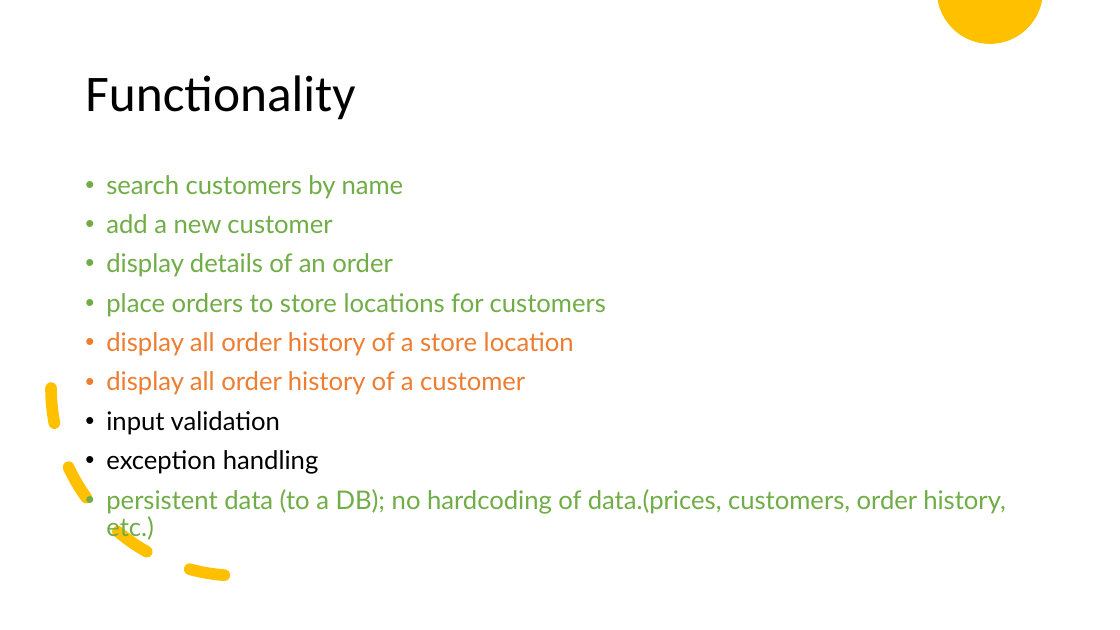
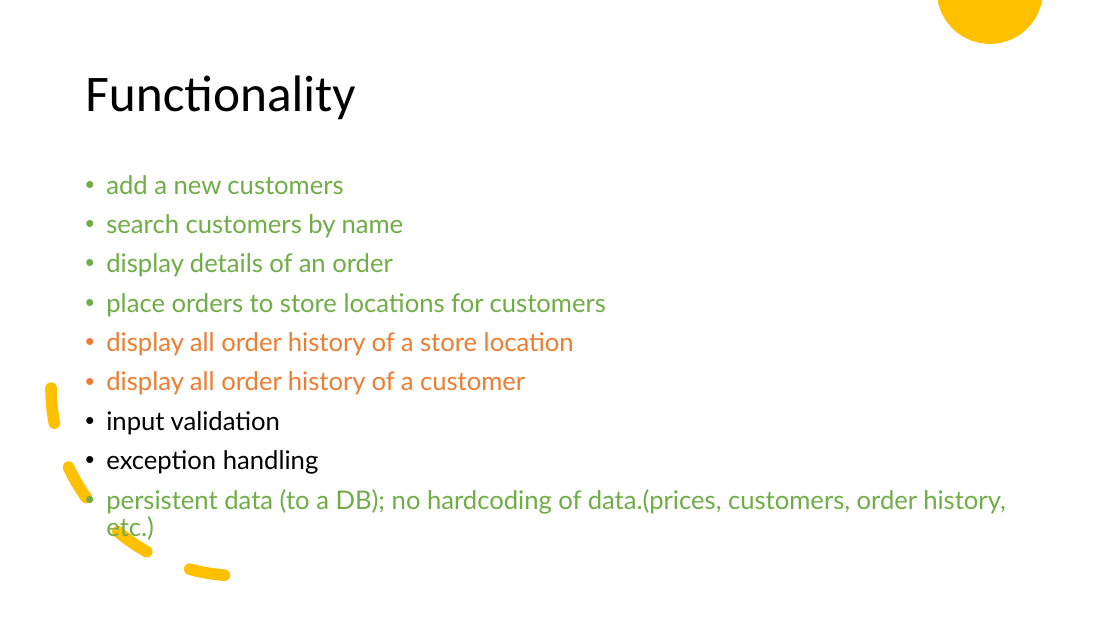
Before and after one commit to 06012021-dotnet-uta/ChristianRomeroP0, a slide deck: slide 3 of Study/P0 Presentation.pptx. Drawn at 1120x630 pixels with LibreOffice and Linux fonts; fonts in the diff are those of the drawing. Boxes give left, top, right and bottom in pixels: in the first picture for what was removed or moved away, otherwise in the second. Text is boxed around its words. In the diff, an @@ line names an element or a change of style, - is before the commit and + after.

Commit message:
add BizLogc layer, more tests, more functionality

```diff
--- a/Study/P0 Presentation.pptx
+++ b/Study/P0 Presentation.pptx
@@ text at box(106, 175, 343, 194): paragraph added @@
+• add a new customers
@@ text at box(106, 214, 332, 233): paragraph removed @@
-• add a new customer
```
Also in this commit, not shown: 21 other files.
